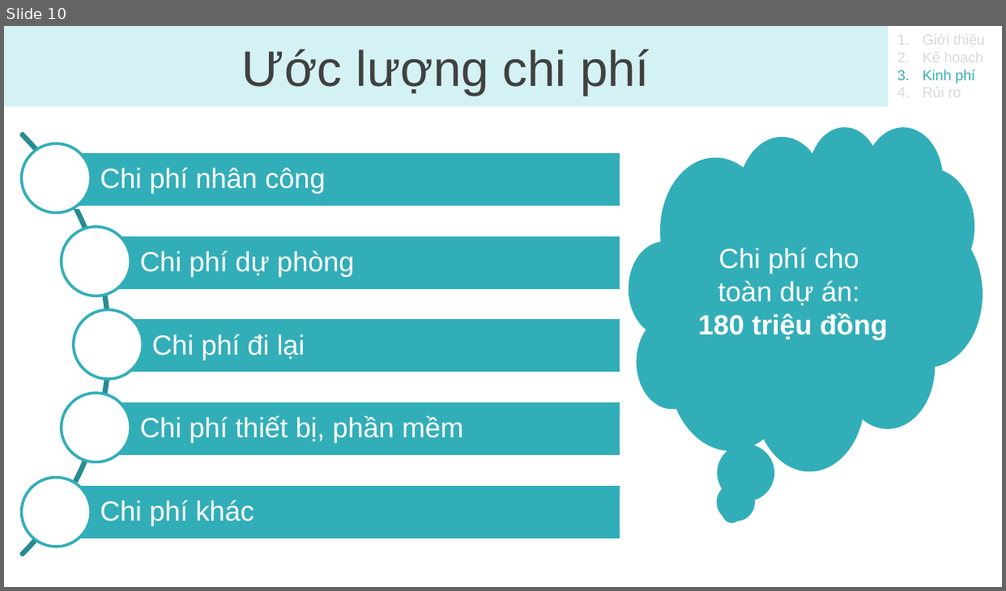
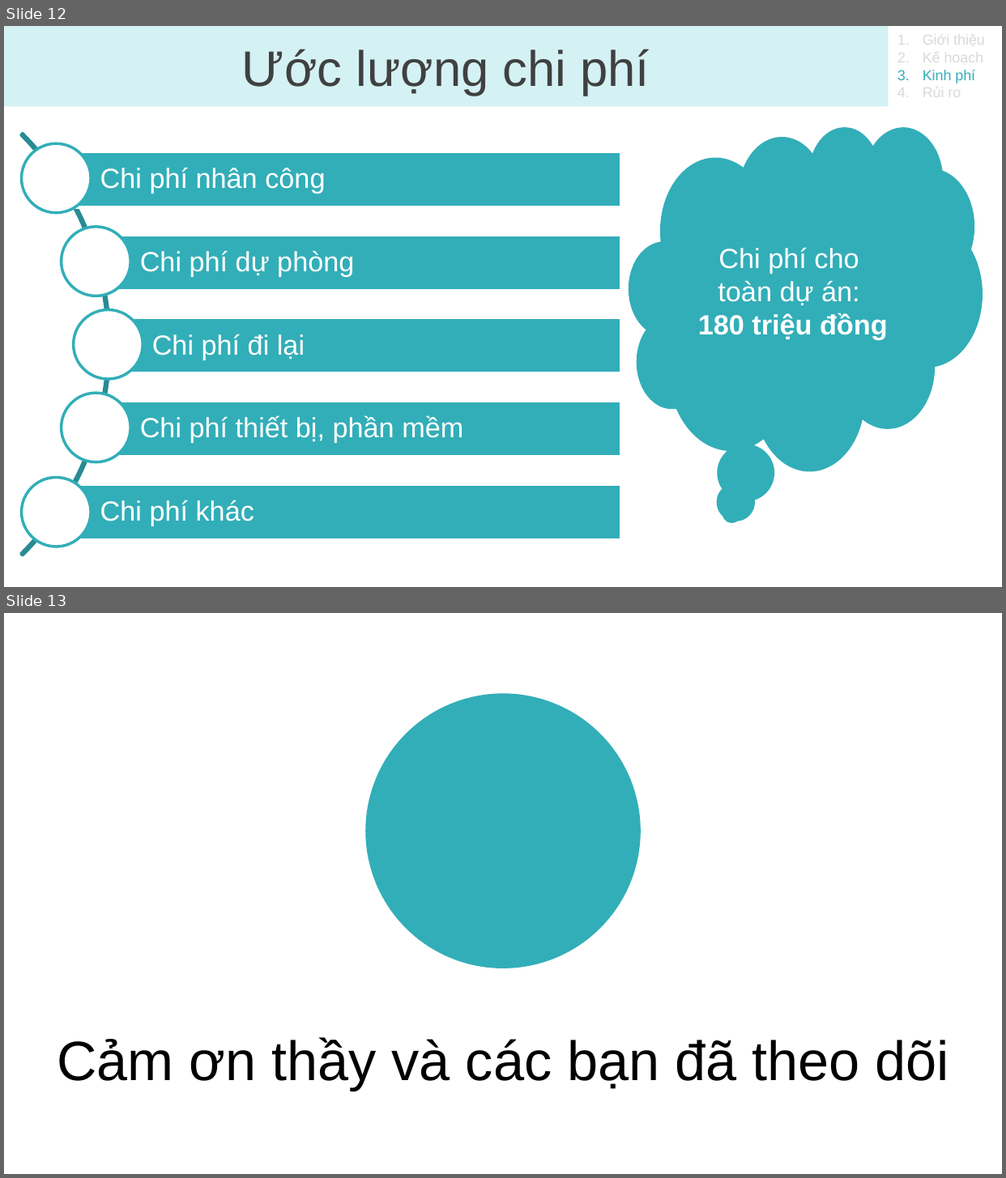
Before and after one commit to bapnam/DoAn_QTTinHoc, a slide deck: Nhom07/BaoCao.pptx. Shown one above the other, each under a label of ours: slide 10 before the commit, slides 12 and 13 after it. The pictures are 1006x591 and 1006x1178 pixels, drawn with LibreOffice and Linux fonts; fonts in the diff are those of the drawing; background and template pictures are left out. Boxes give left, top, right and bottom in pixels: in the first picture for what was removed or moved away, otherwise in the second. Text is boxed around its words. In the diff, an @@ line names an element or a change of style, - is before the commit and + after.

```diff
--- a/Nhom07/BaoCao.pptx
+++ b/Nhom07/BaoCao.pptx
@@ slide 13 added at box(4, 613, 1002, 1174), background #FFFFFF @@
@@ ellipse added at box(365, 694, 641, 969), fill #32AEB8 @@
@@ text added at box(57, 1037, 949, 1090), 40 pt, text #000000 @@
+Cảm ơn thầy và các bạn đã theo dõi
@@ what was slide 10 is now slide 12 @@
```
Also in this commit, not shown: 1 slide changed, 2 other slides added.
